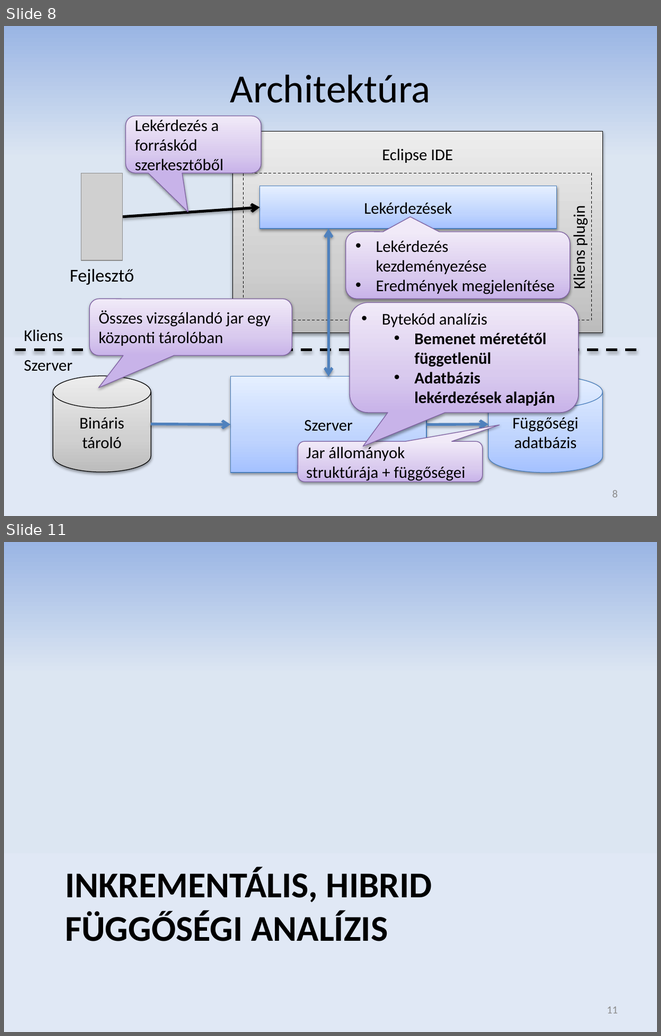
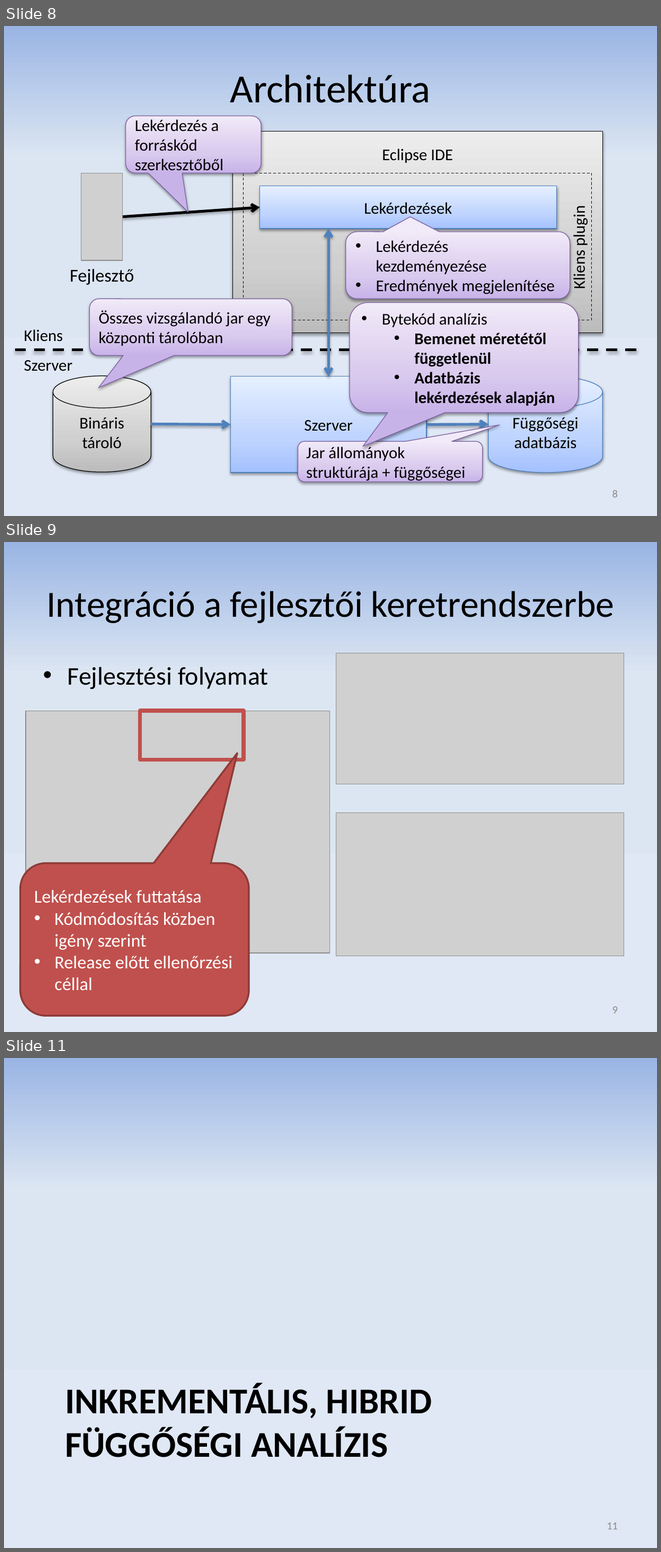
Before and after one commit to donat/incquery-deps, a slide deck: incquery-deps-documentation/presentation/tdk_pres_hu_v3.pptx. Shown one above the other, each under a label of ours: slides 8 and 11 before the commit, slides 8, 9 and 11 after it; the slides between them are not shown. The pictures are 661x1036 and 661x1552 pixels, drawn with LibreOffice and Linux fonts; fonts in the diff are those of the drawing; grey boxes stand for pictures. Boxes give left, top, right and bottom in pixels: in the first picture for what was removed or moved away, otherwise in the second. Text is boxed around its words. In the diff, an @@ line names an element or a change of style, - is before the commit and + after.

```diff
--- a/incquery-deps-documentation/presentation/tdk_pres_hu_v3.pptx
+++ b/incquery-deps-documentation/presentation/tdk_pres_hu_v3.pptx
@@ slide 9 added at <box>4,542,657,1032</box>, background gradient #9AB5E4 to #DCE6F2 to #E1E8F5 @@
@@ text added at <box>46,591,615,623</box>, 40.7 pt, text #000000 @@
+Integráció a fejlesztői keretrendszerbe
@@ picture added at <box>336,653,624,784</box> @@
@@ text added at <box>68,667,268,689</box>, 28 pt, text #000000 @@
+  • Fejlesztési folyamat
@@ picture added at <box>26,711,329,953</box> @@
@@ rectangle added at <box>140,711,243,759</box>, outline #C0504D 4.5 pt @@
@@ picture added at <box>336,813,624,956</box> @@
@@ rounded speech box added at <box>20,863,249,1015</box>, fill #C0504D, outline #8E3B39 2 pt, 20 pt, text #FFFFFF @@
+Lekérdezések futtatása
+• Kódmódosítás közben igény szerint
+• Release előtt ellenőrzési céllal
@@ page number added at <box>612,1006,618,1013</box>, 12 pt, text #8C8C8C @@
+9
```
Also in this commit, not shown: 13 slides changed, 1 other slide added, 2 slides removed.
